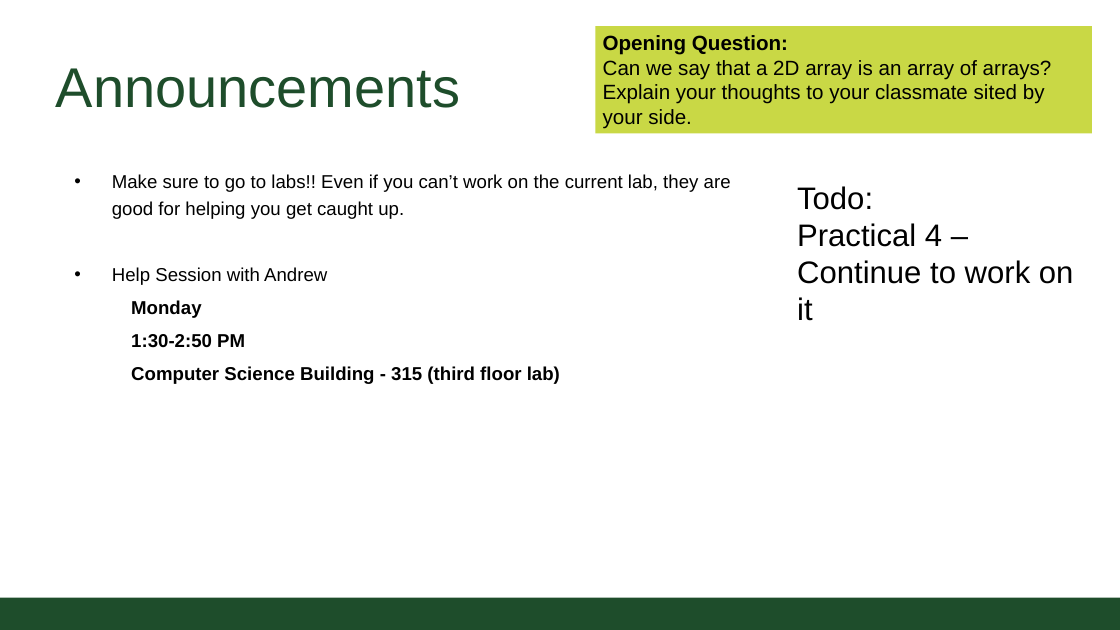
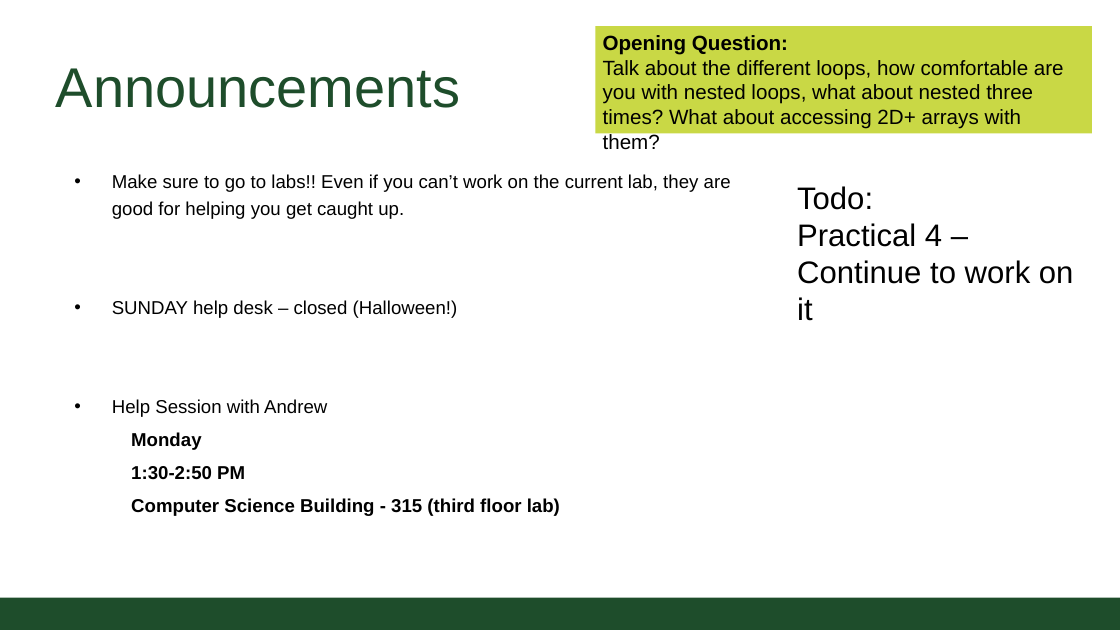
Before and after one commit to CSU-CompSci-CS163-4/Handouts, a slide deck: slide 2 of slides/On-Campus/10_03_IntrotoRecursion.pptx. Drawn at 1120x630 pixels with LibreOffice and Linux fonts; fonts in the diff are those of the drawing; background and template pictures are left out. Boxes give left, top, right and bottom in pixels: in the first picture for what was removed or moved away, otherwise in the second. Text is boxed around its words. In the diff, an @@ line names an element or a change of style, - is before the commit and + after.

Commit message:
updates to announcements and fix issue on 1 slide

```diff
--- a/slides/On-Campus/10_03_IntrotoRecursion.pptx
+++ b/slides/On-Campus/10_03_IntrotoRecursion.pptx
@@ text in rectangle at [603, 60, 1064, 129]: text changed @@
-Can we say that a 2D array is an array of arrays? Explain your thoughts to your classmate sited by your side.
+Talk about the different loops, how comfortable are you with nested loops, what about nested three times? What about accessing 2D+ arrays with them?
@@ text at [112, 300, 458, 318]: paragraph added @@
+• SUNDAY help desk – closed (Halloween!)
```
Also in this commit, not shown: 2 other slides changed.
